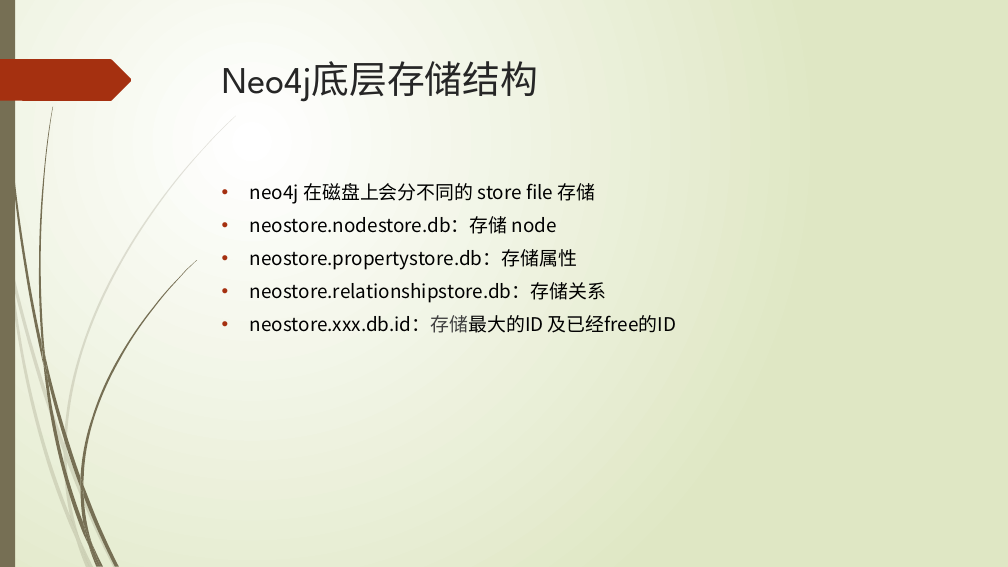
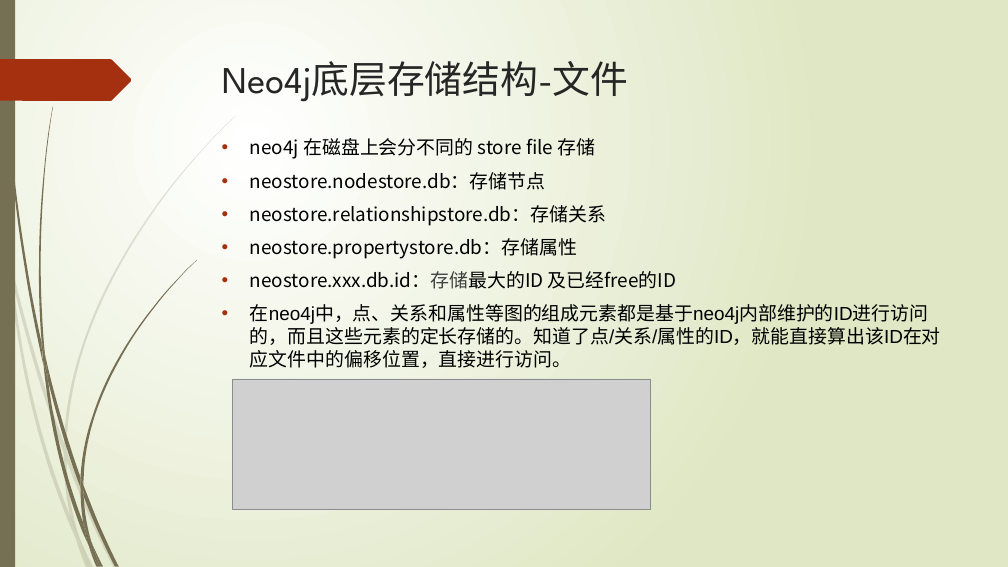
Before and after one commit to xljnc/thor, a slide deck: slide 18 of doc/Neo4j简介.pptx. Drawn at 1008x567 pixels with LibreOffice and Linux fonts; fonts in the diff are those of the drawing; grey boxes stand for pictures. Boxes give left, top, right and bottom in pixels: in the first picture for what was removed or moved away, otherwise in the second. Text is boxed around its words. In the diff, an @@ line names an element or a change of style, - is before the commit and + after.

```diff
--- a/doc/Neo4j简介.pptx
+++ b/doc/Neo4j简介.pptx
@@ title at box(222, 61, 629, 102): text changed @@
-Neo4j底层存储结构
+Neo4j底层存储结构-文件
@@ text "neo4j 在磁盘上会分不同的 store file 存储": place and size @@
-text "neo4j 在磁盘上会分不同的 store file 存储" at box(250, 183, 676, 333)
+text "neo4j 在磁盘上会分不同的 store file 存储" at box(250, 138, 941, 368)
@@ text at box(250, 172, 606, 226): text changed @@
-• neostore.nodestore.db：存储 node
+• neostore.nodestore.db：存储节点
+• neostore.relationshipstore.db：存储关系
@@ text at box(250, 282, 606, 303): paragraph removed @@
-• neostore.relationshipstore.db：存储关系
@@ text at box(250, 304, 941, 368): paragraph added @@
+• 在neo4j中，点、关系和属性等图的组成元素都是基于neo4j内部维护的ID进行访问的，而且这些元素的定长存储的。知道了点/关系/属性的ID，就能直接算出该ID在对应文件中的偏移位置，直接进行访问。
@@ picture added at box(232, 379, 650, 509) @@
```
Also in this commit, not shown: 2 other slides changed, 1 slide added.
